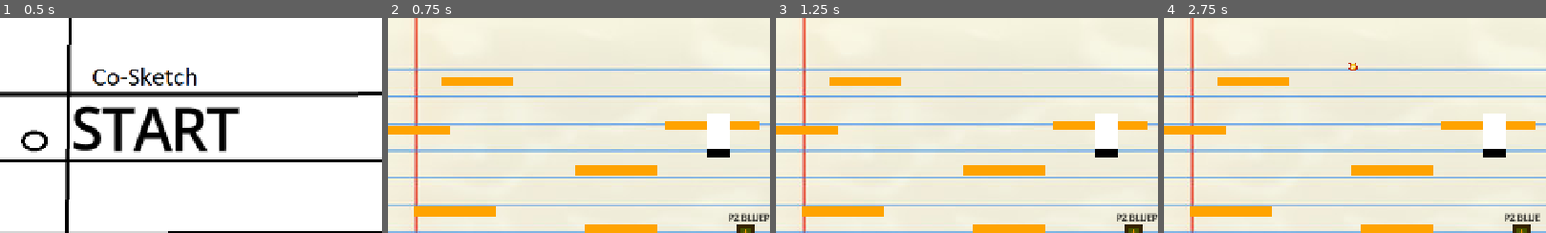
Above: before the commit, frames 1-4 (left to right).
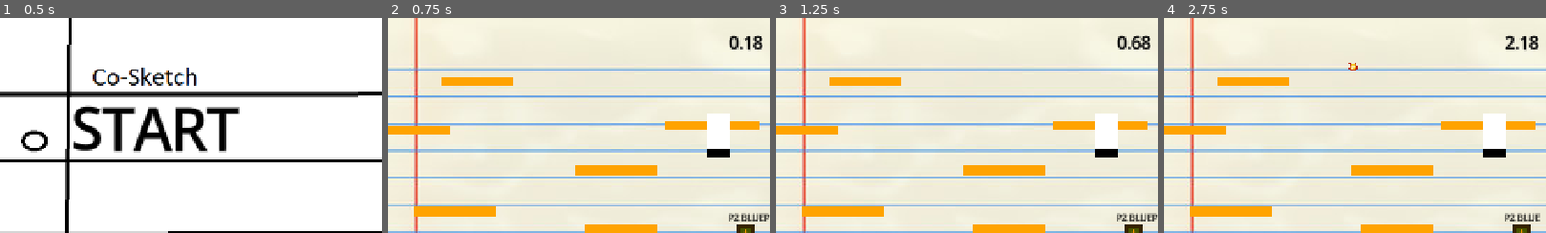
Above: after the commit, the same moments.

Repository: SiwenJadenLong/Co-Sketch
Game: Godot game, scene res://scenes/Gameplay/Main.tscn
Same seed, same stepped clock (60 frames per second), same inputs: the game is played once before the commit and once after it. The engine's default icon, where the game draws it, is replaced by a stand-in: a white triangle on a blue panel in a dark square.
Inputs (mouse positions are % of the whole screen's width and height, from its top left):
- Up to frame 1 (0.5 s): no input
- Up to frame 2 (0.75 s): click "START" at 0.5 s
- Up to frame 3 (1.25 s): no input
- Up to frame 4 (2.75 s): tap Enter at 1.25 s; move the mouse to (72, 45) at 1.27 s; hold D (p1_right) from 1.28 s (still down); tap Left (p2_left) at 1.35 s; tap W (p1_up) at 1.52, 2.27 s; move the mouse to (30, 55) at 2.02 s; tap Right (p2_right) at 2.1 s
The pictures show only the part of the screen within x 3-53%, y 0-50%; the shares and areas given below are measured in that part.

Frame 1 is identical in both runs. In frame 2, 0.4% of the frame differs, in the area x 89-98%, y 8-16%; in frame 3, 0.4%, in the area x 89-98%, y 8-15%; in frame 4, 0.4%.

Commit message:
Stopwatch painted

Diff:
--- a/Scripts/main.gd
+++ b/Scripts/main.gd
@@ -5,6 +5,7 @@
 @onready var pause_menu = $Main_UI/Pause_Menu
 @onready var levelcontainer = $Levelcontainer
 @onready var main_menu: Control = $"Main_UI/Main Menu"
+@onready var stats: Control = $Main_UI/Stats
 
 var level_instance
 var currentlevelname : String
@@ -23,12 +24,12 @@
 
 #Loading and unloading new levels-----------------------------------
 func unload_level():
+	stats.hide()
 	if (is_instance_valid(level_instance)):
 		level_instance.queue_free()
 	level_instance = null
 
 func load_new_level(level_name : String):
-
 	unload_level()
 	var level_path := "res://scenes/levels/%s.tscn" % level_name
 	var level_resource := load(level_path)
@@ -36,7 +37,7 @@
 		level_instance = level_resource.instantiate()
 		levelcontainer.add_child(level_instance)
 	currentlevelname = level_name
-
+	stats.show()
 	hideallpopupui()
 #----------------------------------------------------------------------
 
--- a/scenes/Gameplay/Main.tscn
+++ b/scenes/Gameplay/Main.tscn
@@ -11,8 +11,9 @@
 
 [sub_resource type="LabelSettings" id="LabelSettings_va4b4"]
 font_size = 30
+font_color = Color(0, 0, 0, 1)
 shadow_size = 4
-shadow_color = Color(0, 0, 0, 0.611765)
+shadow_color = Color(0.437763, 0.437763, 0.437763, 0.611765)
 
 [sub_resource type="StyleBoxFlat" id="StyleBoxFlat_kdjhs"]
 bg_color = Color(0.25, 0.4, 1, 1)
